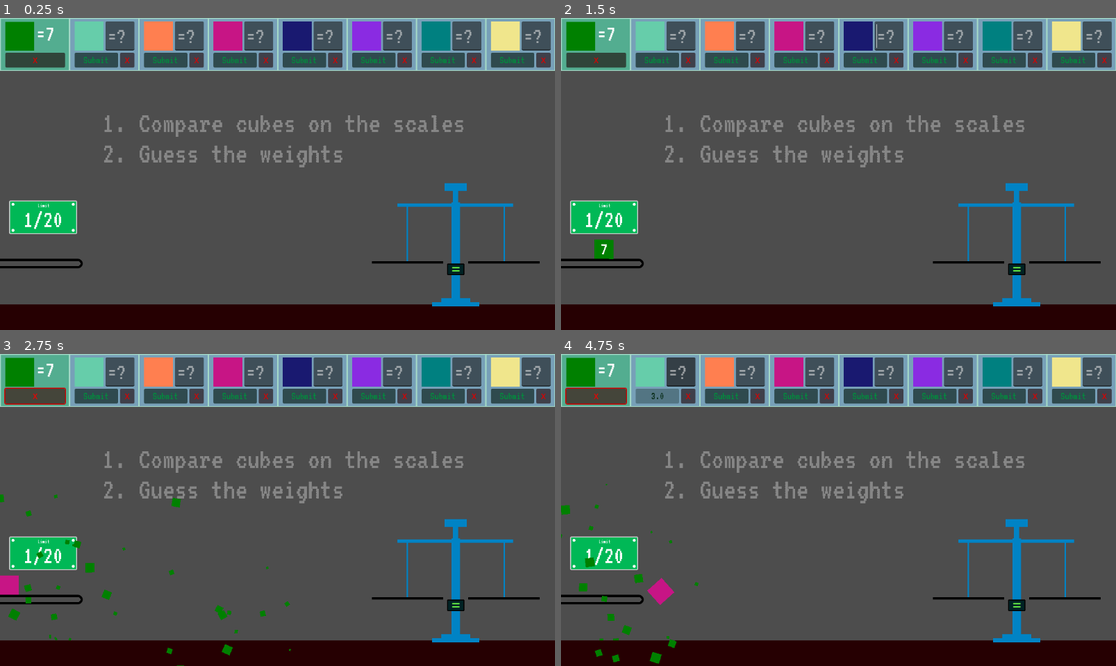
Above: before the commit, frames 1-4 (two rows, left to right).
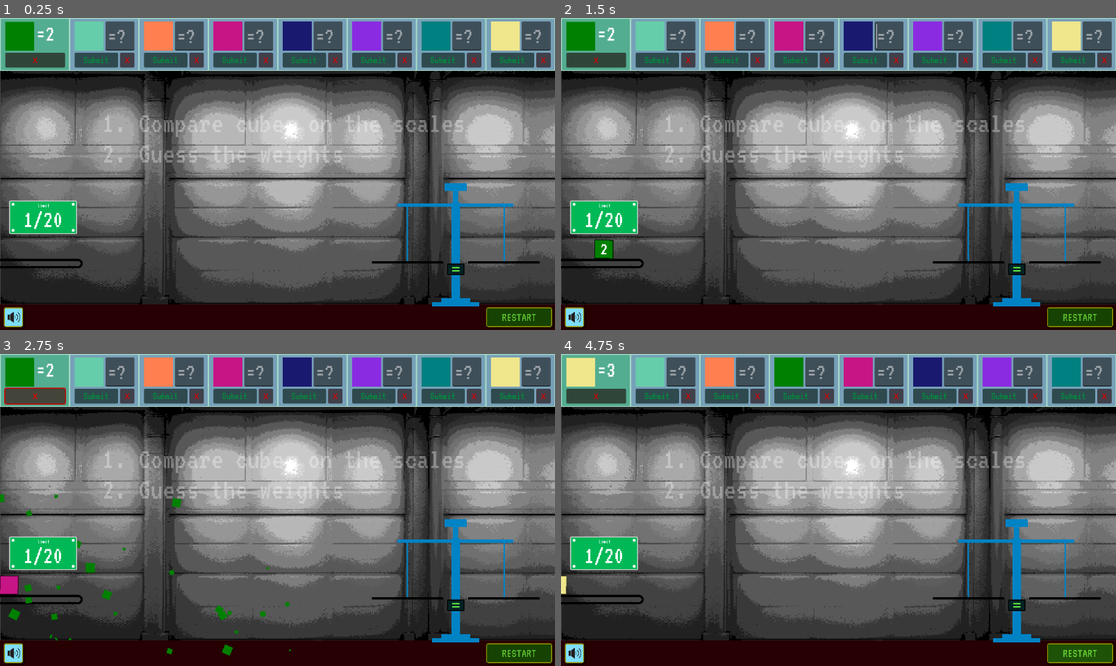
Above: after the commit, the same moments.

Repository: bjornarprytz/scale
Game: Godot game, scene res://main.tscn
Two runs of this game, one before a commit and one after it. Both use one fixed random seed, a clock stepped at 60 frames per second and the inputs below.
Inputs (mouse positions are in pixels of both pictures, inside the frame that each line leads up to):
- Up to frame 1 (0.25 s): no input
- Up to frame 2 (1.5 s): click (683, 36) at 0.52 s; type "Alex" at 0.6 s; click (749, 36) at 0.75 s; type "Alex" at 0.83 s; click (821, 36) at 0.98 s; type "Alex" at 1.07 s; click (888, 36) at 1.27 s; type "Alex" at 1.35 s
- Up to frame 3 (2.75 s): click (399, 372) at 1.5 s; type "Alex" at 1.58 s; click (466, 372) at 1.73 s; type "Alex" at 1.82 s; click "X" at 2 s
- Up to frame 4 (4.75 s): click "Submit" at 2.75 s; click (1099, 372) at 3.52 s; type "Alex" at 3.6 s; click "X" (after the commit: "RESTART") at 4.25 s

The runs differ from the first frame. In frame 1, 44% of the frame differs, in the area x 0-100%, y 3-100%; in frame 2, 45%; in frame 3, 44%; in frame 4, 49%, in the area x 0-100%, y 1-100%.

Commit message:
Music wip

Diff:
--- a/src/autoload/autoload.gd
+++ b/src/autoload/autoload.gd
@@ -21,21 +21,12 @@
 	Color.KHAKI
 ]
 
-func submit_answer(kind: ElementCube.Kind, answer: int) -> bool:
-	if (kind.weight == answer and correct_answers.find(kind) == -1):
-		correct_answers.push_back(kind)
-		correct_guess.emit(kind)
-		if (correct_answers.size() == kinds.size()):
-			game_over.emit(true)
-		return true
-	else:
-		wrong_answers += 1
+func reset():
+	kinds = []
+	correct_answers = []
+	wrong_answers = 0
+	exploded_cubes = 0
 
-	return false
-
-
-# Called when the node enters the scene tree for the first time.
-func _ready() -> void:
 	var chosen_weights = []
 
 	for c in possible_colors:
@@ -49,8 +40,20 @@
 		kind.color = c
 		kind.weight = w
 		kind.stability = randi_range(15, 30)
-		kind.bounce = randf_range(0.0, 0.8)
+		kind.bounce = randf_range(0.0, 0.5)
 
 		kinds.push_back(kind)
 
 	print("Initiated ", kinds.size(), " kinds")
+
+func submit_answer(kind: ElementCube.Kind, answer: int) -> bool:
+	if (kind.weight == answer and correct_answers.find(kind) == -1):
+		correct_answers.push_back(kind)
+		correct_guess.emit(kind)
+		if (correct_answers.size() == kinds.size()):
+			game_over.emit(true)
+		return true
+	else:
+		wrong_answers += 1
+
+	return false
--- a/src/main.gd
+++ b/src/main.gd
@@ -17,6 +17,7 @@
 var focused_answer : RichTextLabel
 
 func _ready() -> void:
+	Autoload.reset()
 	Autoload.purge.connect(_purge)
 	Autoload.game_over.connect(_game_over)
 
@@ -112,3 +113,13 @@
 func _update_cube_count():
 	$CanvasLayer/CountPanel/Count.clear()
 	$CanvasLayer/CountPanel/Count.append_text("[center]" + str(_get_cube_count()) + "/" + str(MAX_CUBES))
+
+
+func _on_button_button_down() -> void:
+	get_tree().reload_current_scene()
+
+
+func _on_texture_button_toggled(button_pressed: bool) -> void:
+	# Toggle music volume
+
+	$Music.playing = !button_pressed
--- a/src/main.tscn
+++ b/src/main.tscn
@@ -1,9 +1,12 @@
-[gd_scene load_steps=11 format=3 uid="uid://bv8m51jf40i6k"]
+[gd_scene load_steps=17 format=3 uid="uid://bv8m51jf40i6k"]
 
 [ext_resource type="Script" path="res://main.gd" id="1_860qy"]
 [ext_resource type="PackedScene" uid="uid://y0ij617emvpo" path="res://things/scale.tscn" id="2_2c80t"]
+[ext_resource type="Texture2D" uid="uid://dfmyi63mp6hbn" path="res://things/Factory background.png" id="2_ni5v5"]
 [ext_resource type="PackedScene" uid="uid://bx07aexvlsy62" path="res://things/conveyer.tscn" id="3_1lvot"]
+[ext_resource type="Texture2D" uid="uid://4a47icpx8ljl" path="res://things/sound.png" id="4_kecux"]
 [ext_resource type="FontFile" uid="uid://ck5dgaslygqp3" path="res://things/VT323-Regular.ttf" id="4_xs043"]
+[ext_resource type="Texture2D" uid="uid://duk4qc3fcbtp6" path="res://things/mute-1628277_1280.png" id="5_qeoi0"]
 
 [sub_resource type="Theme" id="Theme_75p0t"]
 default_font = ExtResource("4_xs043")
@@ -37,11 +40,49 @@
 
 [sub_resource type="WorldBoundaryShape2D" id="WorldBoundaryShape2D_02jkl"]
 
+[sub_resource type="StyleBoxFlat" id="StyleBoxFlat_ijr3j"]
+bg_color = Color(0.152941, 0.529412, 0, 1)
+border_width_left = 2
+border_width_top = 2
+border_width_right = 2
+border_width_bottom = 2
+border_color = Color(0.603922, 0.584314, 0, 1)
+corner_radius_top_left = 5
+corner_radius_top_right = 5
+corner_radius_bottom_right = 5
+corner_radius_bottom_left = 5
+shadow_size = 2
+shadow_offset = Vector2(2, 2)
+anti_aliasing = false
+
+[sub_resource type="Theme" id="Theme_b30bo"]
+default_font = ExtResource("4_xs043")
+default_font_size = 256
+
+[sub_resource type="StyleBoxFlat" id="StyleBoxFlat_xqrom"]
+bg_color = Color(0.494118, 0.870588, 0.984314, 1)
+border_width_left = 2
+border_width_top = 2
+border_width_right = 2
+border_width_bottom = 2
+border_color = Color(0.603922, 0.584314, 0, 1)
+corner_radius_top_left = 5
+corner_radius_top_right = 5
+corner_radius_bottom_right = 5
+corner_radius_bottom_left = 5
+shadow_size = 2
+shadow_offset = Vector2(2, 2)
+anti_aliasing = false
+
 [node name="Game" type="Node2D"]
 script = ExtResource("1_860qy")
 
+[node name="FactoryBackground" type="Sprite2D" parent="."]
+position = Vector2(577, 308)
+texture = ExtResource("2_ni5v5")
+
 [node name="CanvasLayer" type="CanvasLayer" parent="."]
-layer = -1
+layer = 0
 
 [node name="Control" type="Control" parent="CanvasLayer"]
 layout_mode = 3
@@ -183,6 +224,44 @@
 text = "[wave][rainbow freq=0.2]score:"
 fit_content = true
 
+[node name="Panel" type="Panel" parent="Floor"]
+offset_left = 452.0
+offset_top = 6.0
+offset_right = 589.0
+offset_bottom = 47.0
+theme_override_styles/panel = SubResource("StyleBoxFlat_ijr3j")
+
+[node name="Button" type="Button" parent="Floor/Panel"]
+modulate = Color(0.411765, 0.85098, 0.215686, 1)
+layout_mode = 0
+offset_left = 2.0
+offset_top = 2.0
+offset_right = 1332.0
+offset_bottom = 372.0
+scale = Vector2(0.1, 0.1)
+theme = SubResource("Theme_b30bo")
+text = "RESTART"
+metadata/_edit_lock_ = true
+
+[node name="Panel2" type="Panel" parent="Floor"]
+offset_left = -549.0
+offset_top = 6.0
+offset_right = -509.0
+offset_bottom = 47.0
+theme_override_styles/panel = SubResource("StyleBoxFlat_xqrom")
+
+[node name="TextureButton" type="TextureButton" parent="Floor/Panel2"]
+layout_mode = 0
+offset_left = 8.0
+offset_top = 9.0
+offset_right = 34.0
+offset_bottom = 32.0
+toggle_mode = true
+texture_normal = ExtResource("4_kecux")
+texture_pressed = ExtResource("5_qeoi0")
+ignore_texture_size = true
+stretch_mode = 0
+
 [node name="Scale" parent="." instance=ExtResource("2_2c80t")]
 position = Vector2(946, 505)
 
@@ -193,3 +272,11 @@
 position = Vector2(-33, 463)
 
 [node name="Cubes" type="Node" parent="."]
+
+[node name="Music" type="AudioStreamPlayer" parent="."]
+
+[node name="Effects" type="AudioStreamPlayer" parent="."]
+max_polyphony = 4
+
+[connection signal="button_down" from="Floor/Panel/Button" to="." method="_on_button_button_down"]
+[connection signal="toggled" from="Floor/Panel2/TextureButton" to="." method="_on_texture_button_toggled"]
--- a/src/things/cube.gd
+++ b/src/things/cube.gd
@@ -87,7 +87,7 @@
 
 func _make_shrapnel():
 	var shrapnel = shrapnel_spawner.instantiate() as Shrapnel
-	get_tree().root.add_child(shrapnel)
+	get_tree().root.call_deferred("add_child", shrapnel)
 	shrapnel.set_deferred("global_position", global_position)
 	shrapnel.set_deferred("modulate", kind.color)
 	shrapnel.call_deferred("apply_force", Vector2(randf_range(-1.0, 1.0), randf_range(-1.0, 0.0)) * randf_range(3000.0, 5000.0))
--- a/src/things/cube.tscn
+++ b/src/things/cube.tscn
@@ -28,6 +28,36 @@
 offset_right = 20.0
 offset_bottom = 20.0
 mouse_filter = 2
+
+[node name="Border" type="ColorRect" parent="Color"]
+offset_right = 2.0
+offset_bottom = 40.0
+mouse_filter = 2
+color = Color(0.321569, 0.321569, 0.321569, 1)
+
+[node name="Border2" type="ColorRect" parent="Color"]
+offset_left = 38.0
+offset_right = 40.0
+offset_bottom = 40.0
+mouse_filter = 2
+color = Color(0.321569, 0.321569, 0.321569, 1)
+
+[node name="Border3" type="ColorRect" parent="Color"]
+offset_top = 2.0
+offset_right = 2.0
+offset_bottom = 42.0
+rotation = -1.57079
+mouse_filter = 2
+color = Color(0.321569, 0.321569, 0.321569, 1)
+
+[node name="Border4" type="ColorRect" parent="Color"]
+offset_left = 40.0
+offset_top = 38.0
+offset_right = 42.0
+offset_bottom = 78.0
+rotation = 1.57079
+mouse_filter = 2
+color = Color(0.321569, 0.321569, 0.321569, 1)
 
 [node name="Shape" type="CollisionShape2D" parent="."]
 shape = SubResource("RectangleShape2D_xcpp7")
Binary file added: src/things/Factory background.png
Not shown, added: src/things/Factory background.png.import
Binary file added: src/things/mute-1628277_1280.png
Not shown, added: src/things/mute-1628277_1280.png.import
Binary file added: src/things/sound.png
Not shown, added: src/things/sound.png.import
Not shown, changed: readme.md
